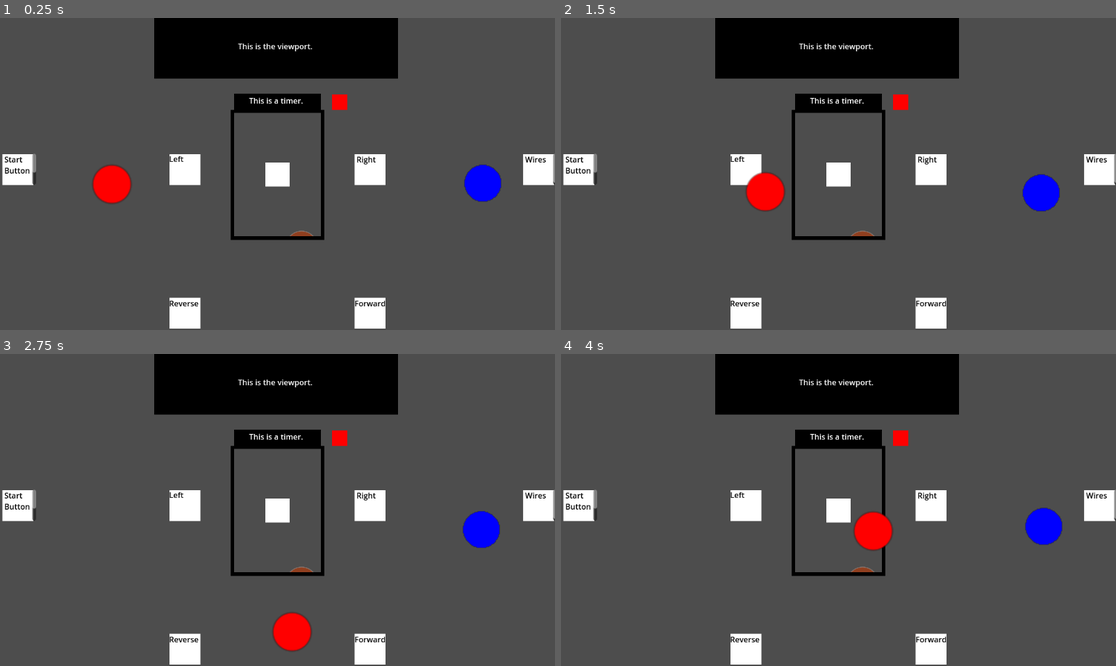
Above: before the commit, frames 1-4 (two rows, left to right).
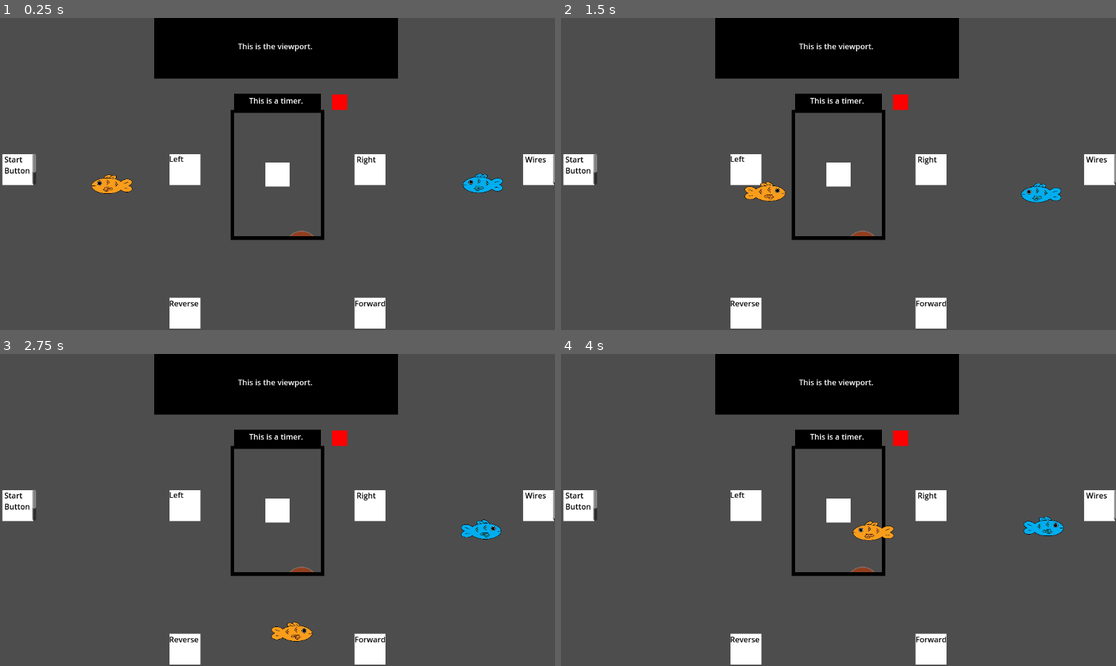
Above: after the commit, the same moments.

Repository: rynong99/fishtank
Game: Godot game, scene res://main.tscn
Same seed, same stepped clock (60 frames per second), same inputs: the game is played once before the commit and once after it.
Inputs:
- Up to frame 1 (0.25 s): no input
- Up to frame 2 (1.5 s): tap Enter at 0.5 s; hold D (p1right) 0.53-1.28 s; tap Down (p2down) at 0.6 s; hold S (p1down) from 1.28 s (still down); tap Left (p2left) at 1.35 s
- Up to frame 3 (2.75 s): release S (p1down) at 2.03 s; hold D (p1right) from 2.03 s (still down); tap Right (p2right) at 2.1 s
- Up to frame 4 (4 s): release D (p1right) at 2.78 s; hold W (p1up) 2.78-3.53 s; tap Up (p2up) at 2.85 s; hold A (p1left) from 3.53 s (still down); tap Down (p2down) at 3.6 s

The runs differ from the first frame. In frame 1, 1.3% of the frame differs, in the area x 16-91%, y 46-60%; in frame 2, 1.3%, in the area x 33-91%, y 49-62%; in frame 3, 1.3%; in frame 4, 1.3%.

Commit message:
Collisions update

Diff:
--- /dev/null
+++ b/FIsh.tres
@@ -0,0 +1,5 @@
+[gd_resource type="CapsuleShape2D" format=3 uid="uid://blkxjqdt5aimc"]
+
+[resource]
+radius = 5.0
+height = 23.0
--- a/TankMovement.gd
+++ b/TankMovement.gd
@@ -2,6 +2,7 @@
 var speed = 50
 var tank_direction = DirectionController.direction
 var tank_rotation = DirectionController.rotation
+var crashed = false
 func _physics_process(delta: float) -> void:
 	get_tank_direction()
 	get_tank_rotation()
@@ -18,7 +19,11 @@
 		velocity = Vector2.ZERO
 	var collision = move_and_collide(velocity*delta)
 	if collision:
-		DirectionController.running = false
+		if not crashed:
+			DirectionController.running = false
+			crashed = true
+	else:
+		crashed = false
 func get_tank_direction():
 	tank_direction = DirectionController.direction
 func get_tank_rotation():
--- a/player1.gd
+++ b/player1.gd
@@ -1,7 +1,13 @@
 extends RigidBody2D
-class_name Fish2
+class_name Fish1
 @export var speed = 1000
 var velocity = Vector2.ZERO
 func _physics_process(delta: float) -> void:
 	var direction = Input.get_vector("p1left","p1right","p1up","p1down")
-	apply_central_force(direction*speed)
+	velocity = direction*speed
+	apply_central_force(velocity)
+func _process(delta: float) -> void:
+	if velocity.x > 0:
+		$Sprite2D.flip_h = true
+	elif velocity.x < 0:
+		$Sprite2D.flip_h = false
--- a/player1.tscn
+++ b/player1.tscn
@@ -1,28 +1,22 @@
-[gd_scene load_steps=5 format=3 uid="uid://dwuoi3n3s8n7w"]
+[gd_scene load_steps=4 format=3 uid="uid://dwuoi3n3s8n7w"]
 
 [ext_resource type="Script" uid="uid://dd0gqfec0gci8" path="res://player1.gd" id="1_ng0wg"]
-
-[sub_resource type="Gradient" id="Gradient_onrkg"]
-offsets = PackedFloat32Array(0.425325, 0.467532)
-colors = PackedColorArray(1, 0, 0, 1, 0, 0, 0, 0)
-
-[sub_resource type="GradientTexture2D" id="GradientTexture2D_i3pqv"]
-gradient = SubResource("Gradient_onrkg")
-fill = 1
-fill_from = Vector2(0.502294, 0.502294)
-
-[sub_resource type="CircleShape2D" id="CircleShape2D_4flbx"]
+[ext_resource type="Texture2D" uid="uid://b4lnuxnqqvlde" path="res://ArtAssets/Orange_Fish.png" id="2_ytgb6"]
+[ext_resource type="Shape2D" uid="uid://blkxjqdt5aimc" path="res://FIsh.tres" id="3_3pafw"]
 
 [node name="Player1" type="RigidBody2D"]
 gravity_scale = 0.0
 can_sleep = false
+lock_rotation = true
 linear_damp = 3.0
 script = ExtResource("1_ng0wg")
 
 [node name="Sprite2D" type="Sprite2D" parent="."]
-scale = Vector2(2, 2)
-texture = SubResource("GradientTexture2D_i3pqv")
+position = Vector2(0, 7.62939e-06)
+scale = Vector2(0.2, 0.194)
+texture = ExtResource("2_ytgb6")
 
 [node name="CollisionShape2D" type="CollisionShape2D" parent="."]
+rotation = 1.5708
 scale = Vector2(4, 4)
-shape = SubResource("CircleShape2D_4flbx")
+shape = ExtResource("3_3pafw")
--- a/player2.gd
+++ b/player2.gd
@@ -1,7 +1,13 @@
 extends RigidBody2D
-class_name Fish1
+class_name Fish2
 @export var speed = 1000
 var velocity = Vector2.ZERO
 func _physics_process(delta: float) -> void:
 	var direction = Input.get_vector("p2left","p2right","p2up","p2down")
-	apply_central_force(direction*speed)
+	velocity = direction*speed
+	apply_central_force(velocity)
+func _process(delta: float) -> void:
+	if velocity.x > 0:
+		$Sprite2D.flip_h = true
+	elif velocity.x < 0:
+		$Sprite2D.flip_h = false
--- a/player2.tscn
+++ b/player2.tscn
@@ -1,28 +1,21 @@
-[gd_scene load_steps=5 format=3 uid="uid://1gqbkm31rowv"]
+[gd_scene load_steps=4 format=3 uid="uid://1gqbkm31rowv"]
 
 [ext_resource type="Script" uid="uid://bcg27kw6bkjj4" path="res://player2.gd" id="1_i25i0"]
-
-[sub_resource type="Gradient" id="Gradient_onrkg"]
-offsets = PackedFloat32Array(0.425325, 0.428571)
-colors = PackedColorArray(0, 0, 1, 1, 0, 0, 0, 0)
-
-[sub_resource type="GradientTexture2D" id="GradientTexture2D_i3pqv"]
-gradient = SubResource("Gradient_onrkg")
-fill = 1
-fill_from = Vector2(0.502294, 0.502294)
-
-[sub_resource type="CircleShape2D" id="CircleShape2D_4flbx"]
+[ext_resource type="Texture2D" uid="uid://dci0rvkf8n7ci" path="res://ArtAssets/Blue_Fish.png" id="2_vop8p"]
+[ext_resource type="Shape2D" uid="uid://blkxjqdt5aimc" path="res://FIsh.tres" id="3_tj0vx"]
 
 [node name="Player2" type="RigidBody2D"]
 gravity_scale = 0.0
 can_sleep = false
+lock_rotation = true
 linear_damp = 3.0
 script = ExtResource("1_i25i0")
 
 [node name="Sprite2D" type="Sprite2D" parent="."]
-scale = Vector2(2, 2)
-texture = SubResource("GradientTexture2D_i3pqv")
+scale = Vector2(0.2, 0.2)
+texture = ExtResource("2_vop8p")
 
 [node name="CollisionShape2D" type="CollisionShape2D" parent="."]
+rotation = 1.5708
 scale = Vector2(4, 4)
-shape = SubResource("CircleShape2D_4flbx")
+shape = ExtResource("3_tj0vx")
--- a/tank_control.gd
+++ b/tank_control.gd
@@ -21,10 +21,9 @@
 		else:
 			DirectionController.rotation = "Straight"
 		if driving and reverse:
-			DirectionController.direction = "Stopped"
+			tank_shutdown()
 		if turn_left and turn_right:
-			DirectionController.direction = "Stopped"
-			DirectionController.rotation = "Straight"
+			tank_shutdown()
 	else:
 		DirectionController.direction = "Stopped"
 		DirectionController.rotation = "Straight"
@@ -63,3 +62,5 @@
 			DirectionController.running = true
 func tank_shutdown():
 	DirectionController.running = false
+	DirectionController.direction = "Stopped"
+	DirectionController.rotation = "Straight"
Binary file added: ArtAssets/Blue_Fish.png
Not shown, added: ArtAssets/Blue_Fish.png.import
Binary file added: ArtAssets/Orange_Fish.png
Not shown, added: ArtAssets/Orange_Fish.png.import
